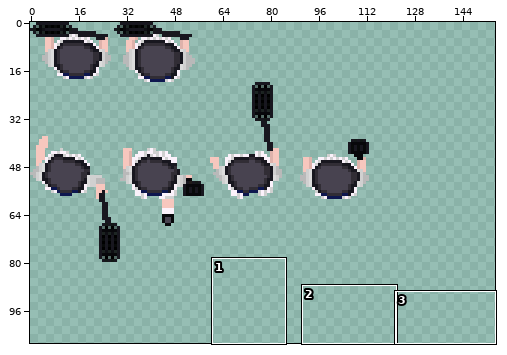
Two states of a sprite sheet, assets/graphics/rumi.png. Above: a wide view before the commit, with the close-up outlined.
Close-up. Before:
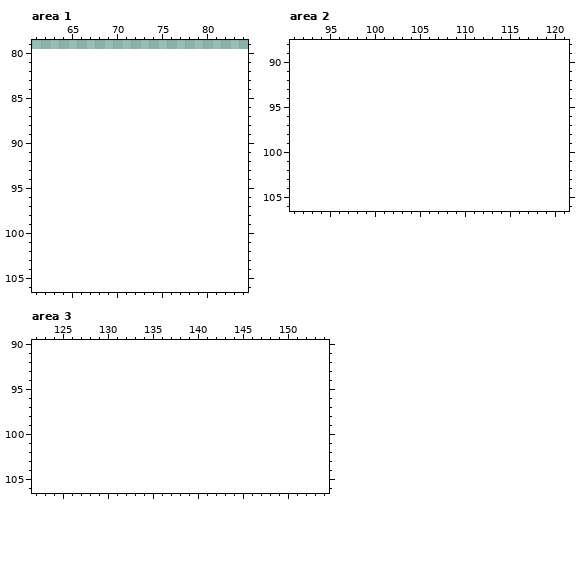
The file is 120x80 pixels. Colours within 5 levels of each other are drawn and written as one. Shown: area 1: x 61..84, y 79..106; area 2: x 91..121, y 88..106; area 3: x 122..154, y 90..106. The old version is drawn lined up with the new one, on the new canvas. The commit also changed other parts of the picture, which this record leaves out.
After the commit:
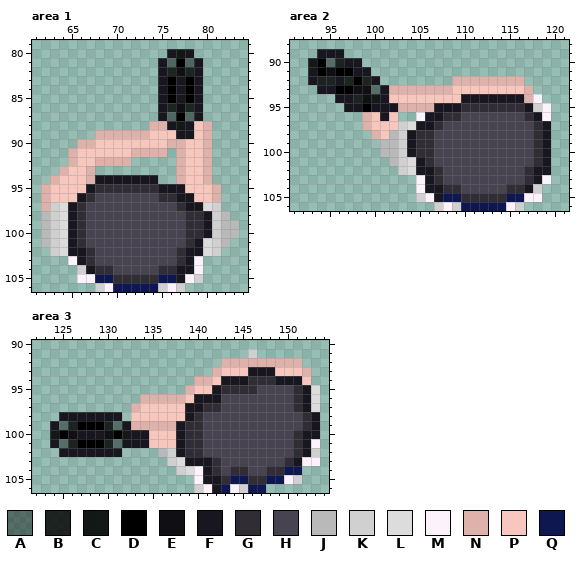
Palette (. is transparent): A #0000006c  B #000000ce  C #000000dd  D #000000  E #0f0f14  F #18171f  G #312d35  H #484350  J #b9b9b9  K #d0d0d0  L #dcdcdc  M #fbf2fb  N #deb2ab  P #f7c7be  Q #0e174f
From old to new:
canvas 120x80 -> 155x107
Changed rows in their new state; - is an unchanged pixel.
Area 1:
first column x 62:
 80 --------------FCF-----
 81 -------------FADAF----
 82 -------------FBEBF----
 83 -------------FDFDF----
 84 -------------FDFDF----
 85 -------------FDFDF----
 86 -------------FBEBF----
 87 -------------FADAF----
 88 ------------NNFCFPN---
 89 ------NNNNNNPPPFFPN---
 90 ----NNPPPPPPPPNNPPN---
 91 ---NPPPPPPNNNN-NPPN---
 92 ---NPPNNNN-----NPPN---
 93 --NPPN---------NPPN---
 94 -NPPPNFFFFFFF--NPPN---
 95 NPPPPFGGGGGGGFFFPPPN--
 96 NPPPFGHHHHHHHGGFFPPN--
 97 NKLFGHHHHHHHHHHGFFLK--
 98 JKLFGHHHHHHHHHHHGGFKJ-
 99 JKLFGHHHHHHHHHHHGGFKJJ
100 JKLFGHHHHHHHHHHHGGFKJJ
101 JKLFGHHHHHHHHHHHGFLKJ-
102 -KLFFGHHHHHHHHHGFFLK--
103 ---MFGHHHHHHHHHGFM----
104 ----KFGGHHHHHGGFFM----
105 ----MMQQGGGGGQQFMK----
106 ------KMQQQQQKMK------
Area 2:
first column x 93:
 89 -FFF-----------------------
 90 CDABFF---------------------
 91 FDEDDFF--------------------
 92 FBBFBDBF--------NNNNNNNN---
 93 -FFDDEEAFNNNNNNNPPPPPPPPN--
 94 ---FFBECFPPPPPPPPFFFFFFFNM-
 95 ----FFDFFFNNNNFFFGGGGGGGFKM
 96 ------NPFP--MFFGGHHHHHHHGFM
 97 ------NPPPKLFFGHHHHHHHHHHGF
 98 -------NPJKFGGHHHHHHHHHHHGF
 99 --------JJKFGGHHHHHHHHHHHGF
100 --------JJKFGGHHHHHHHHHHHGF
101 ---------JKLFGHHHHHHHHHHHGF
102 ----------KLFFGHHHHHHHHHGFF
103 ------------MFGHHHHHHHHHGFM
104 ------------MFFGGHHHHHGGFK-
105 ------------KMFQQGGGGGQQMM-
106 --------------KMKQQQQQMK---
Area 3:
first column x 124:
 91 ----------------------K-------
 92 -------------------NNNNNNNNN--
 93 ------------------NPPPFFFPPPN-
 94 ----------------NNPFFFGGGFFFP-
 95 ---------------NPPFGGGGHHHHGFL
 96 ----------NNNNNPFFFHHHHHHHHGFL
 97 ---------NPPPPPFFGGHHHHHHHHGFL
 98 -FFFFFFF-PPPPPPFGHHHHHHHHHHHGF
 99 FABDDDBAFNNNNNFGGHHHHHHHHHHHGF
100 CDEFFFEDCFFPPPFGGHHHHHHHHHHGFF
101 FABDDDBAFFFPPPFGGHHHHHHHHHHGFM
102 -FFFFFFF----JKFGGHHHHHHHHHHGFK
103 -------------KLFFFGHHHHHHHGFMM
104 --------------KLMFGHGGHHGGQQ--
105 ----------------MFFGQQGGQQMK--
106 ----------------KMFQMKQQ------
Pixel boxes of the changes (left, top, right, bottom) in both close-ups:
added: (41, 49, 239, 292)
added: (308, 49, 551, 211)
added: (50, 349, 320, 493)
